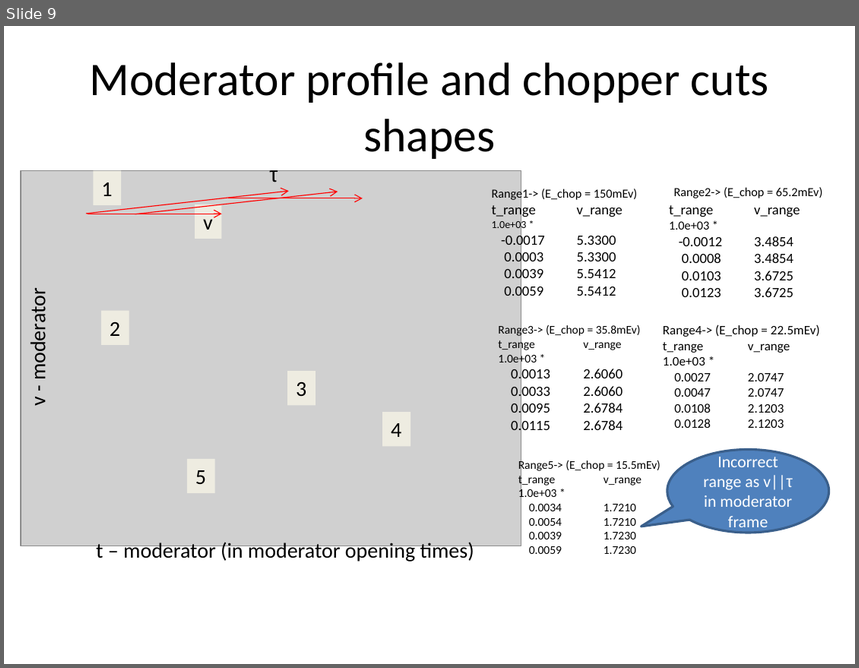
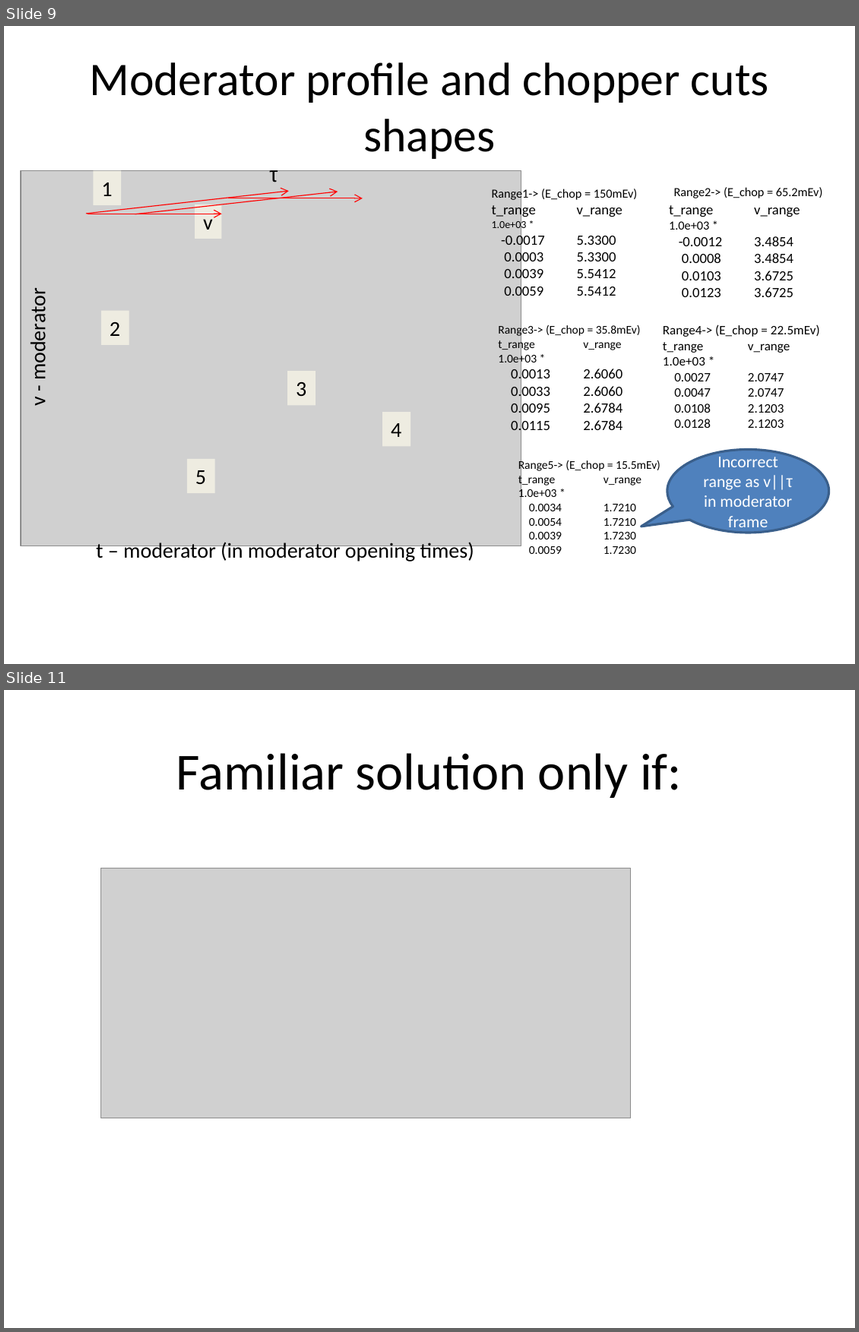
Before and after one commit to abuts/invert_resolution, a slide deck: VM_Working/doc/DataProcessingandInstrumentResolutionFunction.pptx. Shown one above the other, each under a label of ours: slide 9 before the commit, slides 9 and 11 after it; the slides between them are not shown. The pictures are 859x668 and 859x1332 pixels, drawn with LibreOffice and Linux fonts; fonts in the diff are those of the drawing; grey boxes stand for pictures. Boxes give left, top, right and bottom in pixels: in the first picture for what was removed or moved away, otherwise in the second. Text is boxed around its words. In the diff, an @@ line names an element or a change of style, - is before the commit and + after.

```diff
--- a/VM_Working/doc/DataProcessingandInstrumentResolutionFunction.pptx
+++ b/VM_Working/doc/DataProcessingandInstrumentResolutionFunction.pptx
@@ slide 11 added at box(4, 690, 855, 1328), background #FFFFFF @@
@@ title added at box(177, 753, 682, 798), 44 pt, text #000000 @@
+Familiar solution only if:
@@ picture added at box(101, 869, 630, 1119) @@
```
Also in this commit, not shown: 1 other slide added, 1 slide removed, 13 other files.
